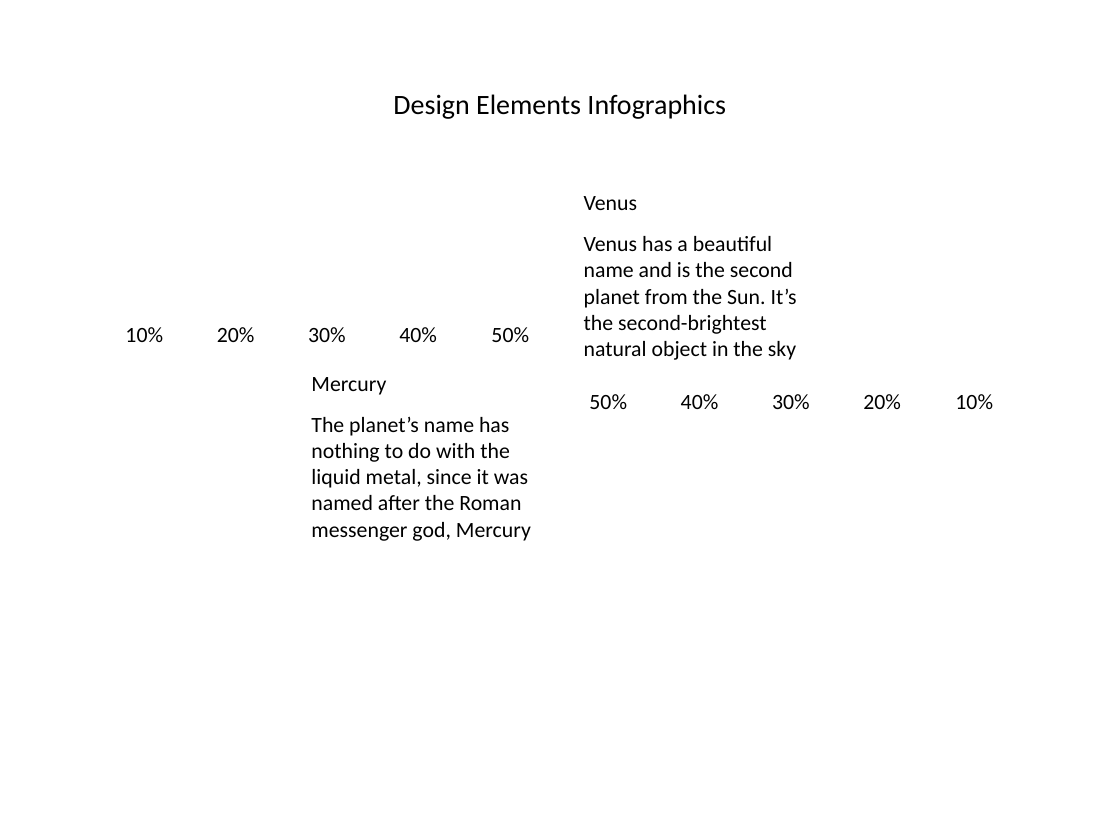
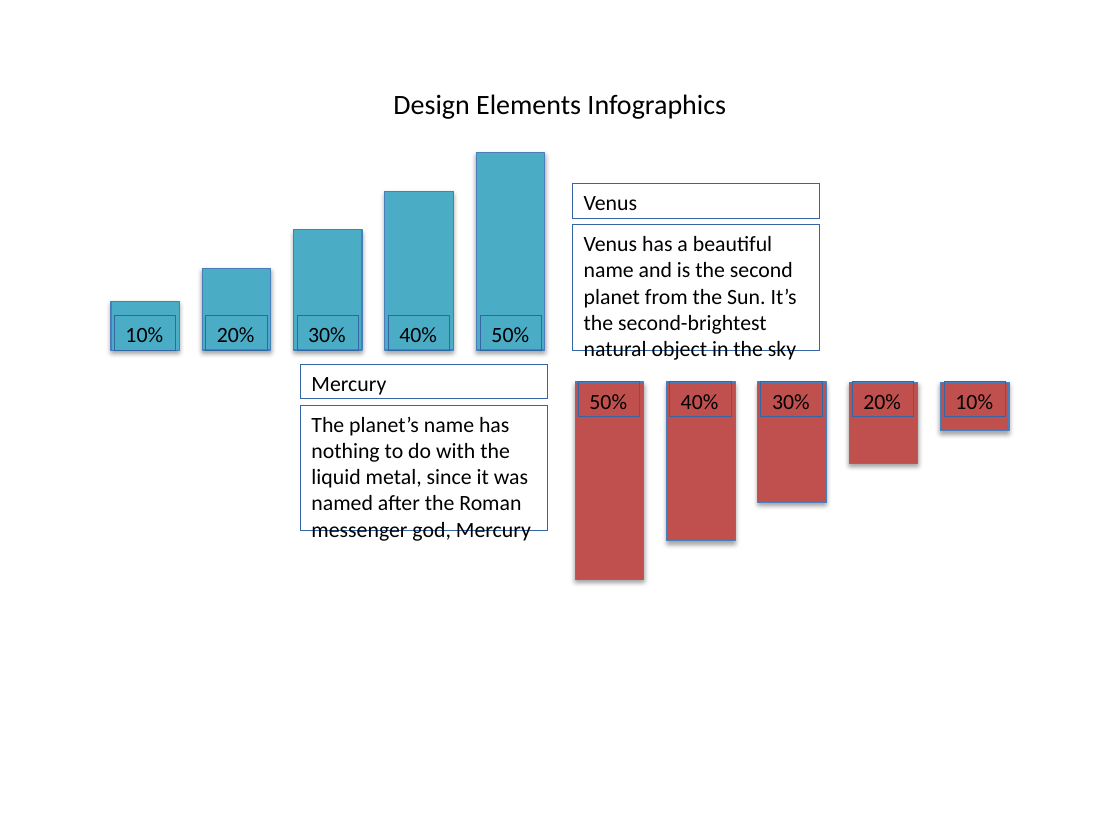
Before and after one commit to realbits-lab/naly, a slide deck: slide 13 of examples/generated_presentation.pptx. Drawn at 1120x840 pixels with LibreOffice and Linux fonts; fonts in the diff are those of the drawing. Boxes give left, top, right and bottom in pixels: in the first picture for what was removed or moved away, otherwise in the second. Text is boxed around its words. In the diff, an @@ line names an element or a change of style, - is before the commit and + after.

```diff
--- a/examples/generated_presentation.pptx
+++ b/examples/generated_presentation.pptx
@@ rectangle added at [476, 152, 544, 349], fill #4BACC6 @@
@@ rectangle added at [385, 192, 454, 351], fill #4BACC6 @@
@@ rectangle added at [293, 230, 362, 349], fill #4BACC6 @@
@@ rectangle added at [203, 269, 271, 351], fill #4BACC6 @@
@@ rectangle added at [111, 301, 179, 351], fill #4BACC6 @@
@@ rectangle added at [576, 382, 644, 579], fill #C0504D @@
@@ rectangle added at [666, 382, 735, 541], fill #C0504D @@
@@ rectangle added at [758, 382, 827, 502], fill #C0504D @@
@@ rectangle added at [849, 382, 917, 464], fill #C0504D @@
@@ rectangle added at [941, 382, 1009, 431], fill #C0504D @@
```
Also in this commit, not shown: 31 other slides changed, 3 other files.
